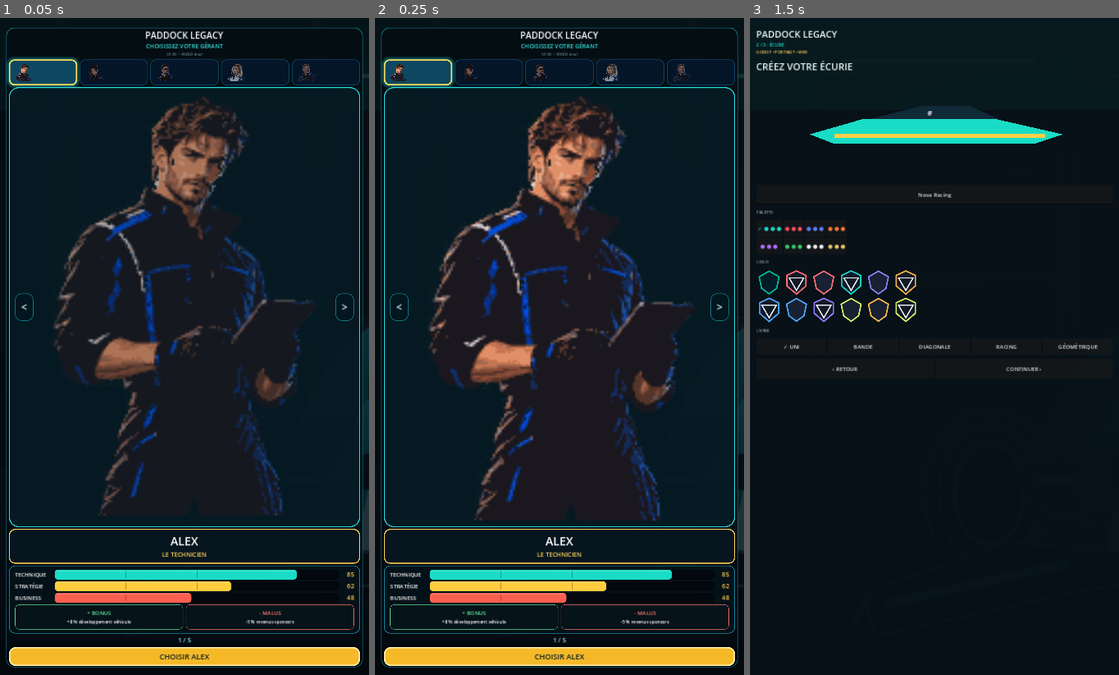
Above: before the commit, frames 1-3 (left to right).
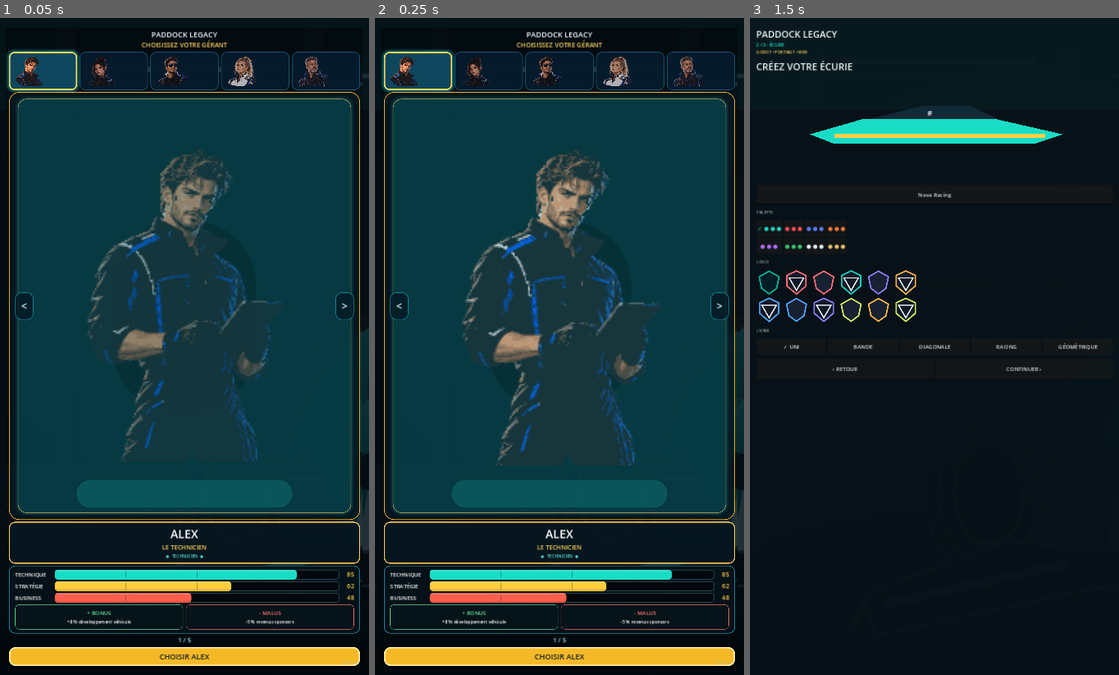
Above: after the commit, the same moments.

Repository: guiluteguilute-bit/paddock-legacy
Game: Godot game, scene res://game/ui/main.tscn
Two runs of this game, one before a commit and one after it. Both use one fixed random seed, a clock stepped at 60 frames per second and the inputs below.
Inputs:
- Up to frame 1 (0.05 s): no input
- Up to frame 2 (0.25 s): no input
- Up to frame 3 (1.5 s): click "CHOISIR ALEX" at 0.5 s; click "✓ ● ● ●" at 1.25 s

The runs differ from the first frame. In frame 1, 61% of the frame differs, in the area x 1-99%, y 1-99%; in frame 2, 61%; in frame 3, nothing differs.

Commit message:
feat: polish premium manager selection art direction

Diff:
--- a/game/ui/components/cartoon_stat_bar.gd
+++ b/game/ui/components/cartoon_stat_bar.gd
@@ -77,6 +77,8 @@
 		Color(0.01, 0.03, 0.05, 0.95),
 		radius
 	)
+	background_box.border_color = Color(0.32, 0.55, 0.60, 0.42)
+	background_box.set_border_width_all(2)
 	draw_style_box(background_box, Rect2(Vector2.ZERO, size))
 
 	var fill_color: Color = Color("19dcc6")
@@ -93,6 +95,7 @@
 	var gloss_width: float = maxf(0.0, width - 8.0)
 	if gloss_width > 0.0:
 		draw_rect(Rect2(4, 3, gloss_width, 3), Color(1, 1, 1, 0.22))
+		draw_rect(Rect2(4, size.y - 5, gloss_width, 2), Color(0, 0, 0, 0.18))
 
 	# Explicit float locals avoid Godot 4.3 Variant inference failures.
 	var x_25: float = size.x * 0.25
--- a/game/ui/screens/manager_selection.gd
+++ b/game/ui/screens/manager_selection.gd
@@ -4,7 +4,6 @@
 signal manager_changed(manager_id: String)
 signal manager_confirmed(manager_id: String)
 
-const MANAGER_UI_REVISION: String = "V2"
 const MANAGER_ORDER: Array[String] = ["alex", "maya", "ethan", "sofia", "marcus"]
 var managers: Dictionary = {}
 var selected_id: String = "alex"
@@ -21,6 +20,7 @@
 @onready var identity: PanelContainer = $ContentMargin/MainVBox/IdentityPanel
 @onready var manager_name: Label = $ContentMargin/MainVBox/IdentityPanel/IdentityVBox/ManagerName
 @onready var manager_role: Label = $ContentMargin/MainVBox/IdentityPanel/IdentityVBox/ManagerRole
+@onready var specialty_badge: Label = $ContentMargin/MainVBox/IdentityPanel/IdentityVBox/SpecialtyBadge
 @onready var stats_panel: PanelContainer = $ContentMargin/MainVBox/StatsPanel
 @onready var stats_box: VBoxContainer = $ContentMargin/MainVBox/StatsPanel/StatsVBox
 @onready var technical_bar: CartoonStatBar = $ContentMargin/MainVBox/StatsPanel/StatsVBox/TechnicalRow/TechnicalBar
@@ -37,6 +37,7 @@
 @onready var malus_body: Label = $ContentMargin/MainVBox/StatsPanel/StatsVBox/EffectsRow/MalusCard/Content/Body
 @onready var pagination: Label = $ContentMargin/MainVBox/Pagination
 @onready var confirm_button: Button = $ContentMargin/MainVBox/ConfirmButton
+@onready var build_label: Label = $BuildLabel
 
 func _ready() -> void:
 	_apply_theme()
@@ -44,6 +45,8 @@
 	$ContentMargin/MainVBox/CharacterStage/StageContent/Previous.pressed.connect(cycle_manager.bind(-1))
 	$ContentMargin/MainVBox/CharacterStage/StageContent/Next.pressed.connect(cycle_manager.bind(1))
 	confirm_button.pressed.connect(_confirm)
+	confirm_button.button_down.connect(_set_cta_pressed.bind(true))
+	confirm_button.button_up.connect(_set_cta_pressed.bind(false))
 	if _setup_requested:
 		_apply_setup()
 
@@ -60,9 +63,7 @@
 	if not is_node_ready():
 		return
 	_setup_requested = false
-	var revision: Label = get_node_or_null("ContentMargin/MainVBox/Header/Revision") as Label
-	if revision != null:
-		revision.text = "UI %s  •  BUILD %s" % [MANAGER_UI_REVISION, _pending_build_label]
+	build_label.text = "BUILD %s" % _pending_build_label
 	_build_selector()
 	_refresh()
 
@@ -89,7 +90,7 @@
 			continue
 		var button: Button = Button.new()
 		button.name = manager_id.capitalize() + "Avatar"
-		button.custom_minimum_size = Vector2(58, 72)
+		button.custom_minimum_size = Vector2(72, 106)
 		button.size_flags_horizontal = Control.SIZE_EXPAND_FILL
 		button.expand_icon = true
 		button.icon = load(str(managers[manager_id].get("avatar", ""))) as Texture2D
@@ -106,6 +107,7 @@
 	_refresh_stage(manager)
 	manager_name.text = str(manager.get("first_name", selected_id)).to_upper()
 	manager_role.text = str(manager.get("title", "Gérant")).to_upper()
+	specialty_badge.text = "◆  %s  ◆" % _specialty_name(selected_id)
 	pagination.text = "%d / %d" % [MANAGER_ORDER.find(selected_id) + 1, MANAGER_ORDER.size()]
 	confirm_button.text = "RETOUR AUX PARAMÈTRES" if preview_mode else "CHOISIR %s" % manager_name.text
 	_refresh_stats(manager)
@@ -117,8 +119,10 @@
 		button.add_theme_stylebox_override("normal", _avatar_style(selected))
 		button.add_theme_stylebox_override("hover", _avatar_style(true))
 		button.add_theme_stylebox_override("pressed", _avatar_style(true, true))
-		button.modulate = Color(1.08, 1.08, 1.02, 1.0) if selected else Color(0.62, 0.72, 0.82, 0.92)
-		button.position.y = -5.0 if selected else 3.0
+		button.modulate = Color(1.08, 1.06, 0.98, 1.0) if selected else Color(0.82, 0.85, 0.88, 0.96)
+		button.pivot_offset = button.size * 0.5
+		button.scale = Vector2(1.05, 1.05) if selected else Vector2.ONE
+		button.position.y = -4.0 if selected else 2.0
 
 func _refresh_stage(manager: Dictionary) -> void:
 	if presentation == null:
@@ -157,20 +161,27 @@
 	score.text = str(value)
 
 func _apply_theme() -> void:
-	$ContentMargin/MainVBox/Header/Brand.add_theme_font_size_override("font_size", 26)
+	$ContentMargin/MainVBox/Header/Brand.add_theme_font_size_override("font_size", 22)
 	$ContentMargin/MainVBox/Header/Brand.add_theme_color_override("font_color", Color("f7fbff"))
-	$ContentMargin/MainVBox/Header/Prompt.add_theme_font_size_override("font_size", 17)
-	$ContentMargin/MainVBox/Header/Prompt.add_theme_color_override("font_color", Color("33e1da"))
-	$ContentMargin/MainVBox/Header/Revision.add_theme_font_size_override("font_size", 11)
-	$ContentMargin/MainVBox/Header/Revision.add_theme_color_override("font_color", Color(0.55, 0.7, 0.75, 0.8))
-	$Background.add_theme_stylebox_override("panel", _panel_style(Color("147d91"), Color(0.015, 0.045, 0.065, 0.78), 24, 2))
-	stage.add_theme_stylebox_override("panel", _panel_style(Color("29d9dd"), Color(0.025, 0.12, 0.16, 0.72), 28, 3))
+	$ContentMargin/MainVBox/Header/Prompt.add_theme_font_size_override("font_size", 19)
+	$ContentMargin/MainVBox/Header/Prompt.add_theme_color_override("font_color", Color("ffd05a"))
+	$Background.add_theme_stylebox_override("panel", _panel_style(Color(0, 0, 0, 0), Color(0.01, 0.045, 0.065, 0.64), 0, 0))
+	stage.add_theme_stylebox_override("panel", _panel_style(Color("f5b928"), Color(0.02, 0.09, 0.12, 0.84), 30, 2))
+	$ContentMargin/MainVBox/CharacterStage/StageContent/StageBackdrop.add_theme_stylebox_override("panel", _panel_style(Color(0, 0, 0, 0), Color(0.02, 0.14, 0.18, 0.42), 28, 0))
+	$ContentMargin/MainVBox/CharacterStage/StageContent/CharacterShadow.add_theme_stylebox_override("panel", _panel_style(Color(0, 0, 0, 0), Color(0.005, 0.015, 0.02, 0.44), 190, 0))
+	$ContentMargin/MainVBox/CharacterStage/StageContent/GroundGlow.add_theme_stylebox_override("panel", _panel_style(Color(0, 0, 0, 0), Color(0.10, 0.86, 0.80, 0.18), 46, 0))
+	var frame_style: StyleBoxFlat = _panel_style(Color(1.0, 0.80, 0.35, 0.64), Color(0, 0, 0, 0), 26, 2)
+	frame_style.shadow_color = Color(0.05, 0.75, 0.78, 0.18)
+	frame_style.shadow_size = 8
+	$ContentMargin/MainVBox/CharacterStage/StageContent/CharacterFrame.add_theme_stylebox_override("panel", frame_style)
 	identity.add_theme_stylebox_override("panel", _panel_style(Color("ffd05a"), Color(0.025, 0.085, 0.12, 0.97), 18, 3))
 	stats_panel.add_theme_stylebox_override("panel", _panel_style(Color("168da5"), Color(0.018, 0.07, 0.095, 0.97), 18, 2))
 	manager_name.add_theme_font_size_override("font_size", 34)
 	manager_name.add_theme_color_override("font_color", Color("ffffff"))
 	manager_role.add_theme_font_size_override("font_size", 18)
 	manager_role.add_theme_color_override("font_color", Color("ffd05a"))
+	specialty_badge.add_theme_font_size_override("font_size", 13)
+	specialty_badge.add_theme_color_override("font_color", Color("55e1d7"))
 	for label_node: Label in [technical_value, strategy_value, business_value]:
 		label_node.add_theme_font_size_override("font_size", 18)
 		label_node.add_theme_color_override("font_color", Color("ffcf4a"))
@@ -182,6 +193,8 @@
 	malus_body.add_theme_font_size_override("font_size", 13)
 	pagination.add_theme_font_size_override("font_size", 18)
 	pagination.add_theme_color_override("font_color", Color("9ce9ed"))
+	build_label.add_theme_font_size_override("font_size", 9)
+	build_label.add_theme_color_override("font_color", Color(0.65, 0.73, 0.76, 0.55))
 	var cta: StyleBoxFlat = _panel_style(Color("fff2ad"), Color("f5b928"), 20, 4)
 	cta.shadow_color = Color(0, 0, 0, 0.55)
 	cta.shadow_size = 10
@@ -200,6 +213,7 @@
 		arrow.add_theme_font_size_override("font_size", 30)
 		arrow.add_theme_color_override("font_color", Color("d8fbff"))
 		arrow.add_theme_stylebox_override("normal", _panel_style(Color(0.1, 0.75, 0.82, 0.55), Color(0.01, 0.08, 0.12, 0.72), 18, 2))
+		arrow.add_theme_stylebox_override("pressed", _panel_style(Color("ffd05a"), Color("103949"), 18, 3))
 
 func _avatar_style(selected: bool, pressed: bool = false) -> StyleBoxFlat:
 	var border: Color = Color("ffd05a") if selected else Color("176b89")
@@ -222,6 +236,17 @@
 	style.content_margin_top = 12
 	style.content_margin_bottom = 12
 	return style
+
+func _specialty_name(manager_id: String) -> String:
+	var names: Dictionary = {
+		"alex": "TECHNICIEN", "maya": "STRATÈGE", "ethan": "COMMERCIAL",
+		"sofia": "FORMATRICE", "marcus": "MENEUR"
+	}
+	return str(names.get(manager_id, "GÉRANT"))
+
+func _set_cta_pressed(is_pressed: bool) -> void:
+	confirm_button.pivot_offset = confirm_button.size * 0.5
+	confirm_button.scale = Vector2(0.98, 0.98) if is_pressed else Vector2.ONE
 
 func _on_stage_input(event: InputEvent) -> void:
 	if event is InputEventScreenTouch:
--- a/game/ui/screens/manager_selection.tscn
+++ b/game/ui/screens/manager_selection.tscn
@@ -1,7 +1,8 @@
-[gd_scene load_steps=3 format=3]
+[gd_scene load_steps=4 format=3]
 
 [ext_resource type="Script" path="res://game/ui/screens/manager_selection.gd" id="1"]
 [ext_resource type="Script" path="res://game/ui/components/cartoon_stat_bar.gd" id="2"]
+[ext_resource type="Texture2D" path="res://graphics/ui/backgrounds/main_menu_garage.svg" id="3_bg"]
 
 [node name="ManagerSelection" type="Control"]
 layout_mode = 3
@@ -13,6 +14,19 @@
 size_flags_horizontal = 3
 size_flags_vertical = 3
 script = ExtResource("1")
+
+[node name="GarageBackground" type="TextureRect" parent="."]
+layout_mode = 1
+anchors_preset = 15
+anchor_right = 1.0
+anchor_bottom = 1.0
+grow_horizontal = 2
+grow_vertical = 2
+mouse_filter = 2
+texture = ExtResource("3_bg")
+expand_mode = 1
+stretch_mode = 6
+modulate = Color(0.62, 0.69, 0.74, 0.72)
 
 [node name="Background" type="Panel" parent="."]
 layout_mode = 1
@@ -55,12 +69,11 @@
 horizontal_alignment = 1
 
 [node name="Revision" type="Label" parent="ContentMargin/MainVBox/Header"]
-layout_mode = 2
-text = "UI V2"
-horizontal_alignment = 1
+visible = false
+layout_mode = 2
 
 [node name="ManagerSelector" type="HBoxContainer" parent="ContentMargin/MainVBox"]
-custom_minimum_size = Vector2(0, 76)
+custom_minimum_size = Vector2(0, 112)
 layout_mode = 2
 theme_override_constants/separation = 7
 alignment = 1
@@ -74,20 +87,68 @@
 [node name="StageContent" type="Control" parent="ContentMargin/MainVBox/CharacterStage"]
 layout_mode = 2
 
+[node name="StageBackdrop" type="Panel" parent="ContentMargin/MainVBox/CharacterStage/StageContent"]
+layout_mode = 1
+anchors_preset = 15
+anchor_right = 1.0
+anchor_bottom = 1.0
+grow_horizontal = 2
+grow_vertical = 2
+mouse_filter = 2
+
+[node name="CharacterShadow" type="Panel" parent="ContentMargin/MainVBox/CharacterStage/StageContent"]
+layout_mode = 1
+anchors_preset = 8
+anchor_left = 0.5
+anchor_top = 0.5
+anchor_right = 0.5
+anchor_bottom = 0.5
+offset_left = -210.0
+offset_top = -250.0
+offset_right = 210.0
+offset_bottom = 310.0
+grow_horizontal = 2
+grow_vertical = 2
+mouse_filter = 2
+
+[node name="GroundGlow" type="Panel" parent="ContentMargin/MainVBox/CharacterStage/StageContent"]
+layout_mode = 1
+anchors_preset = 12
+anchor_right = 1.0
+anchor_bottom = 1.0
+offset_left = 180.0
+offset_top = -105.0
+offset_right = -180.0
+offset_bottom = -24.0
+grow_horizontal = 2
+grow_vertical = 0
+mouse_filter = 2
+
 [node name="Presentation" type="TextureRect" parent="ContentMargin/MainVBox/CharacterStage/StageContent"]
 layout_mode = 1
 anchors_preset = 15
-anchor_right = 1.0
-anchor_bottom = 1.0
-offset_left = 48.0
-offset_top = 4.0
-offset_right = -48.0
-offset_bottom = -8.0
+anchor_left = 0.18
+anchor_top = 0.12
+anchor_right = 0.82
+anchor_bottom = 0.88
 grow_horizontal = 2
 grow_vertical = 2
 mouse_filter = 2
 expand_mode = 1
 stretch_mode = 5
+
+[node name="CharacterFrame" type="Panel" parent="ContentMargin/MainVBox/CharacterStage/StageContent"]
+layout_mode = 1
+anchors_preset = 15
+anchor_right = 1.0
+anchor_bottom = 1.0
+offset_left = 8.0
+offset_top = 8.0
+offset_right = -8.0
+offset_bottom = -8.0
+grow_horizontal = 2
+grow_vertical = 2
+mouse_filter = 2
 
 [node name="Previous" type="Button" parent="ContentMargin/MainVBox/CharacterStage/StageContent"]
 custom_minimum_size = Vector2(52, 80)
@@ -134,6 +195,11 @@
 text = "LE TECHNICIEN"
 horizontal_alignment = 1
 
+[node name="SpecialtyBadge" type="Label" parent="ContentMargin/MainVBox/IdentityPanel/IdentityVBox"]
+layout_mode = 2
+text = "◆  TECHNICIEN  ◆"
+horizontal_alignment = 1
+
 [node name="StatsPanel" type="PanelContainer" parent="ContentMargin/MainVBox"]
 custom_minimum_size = Vector2(0, 174)
 layout_mode = 2
@@ -250,3 +316,20 @@
 custom_minimum_size = Vector2(0, 52)
 layout_mode = 2
 text = "CHOISIR ALEX"
+
+[node name="BuildLabel" type="Label" parent="."]
+layout_mode = 1
+anchors_preset = 3
+anchor_left = 1.0
+anchor_top = 1.0
+anchor_right = 1.0
+anchor_bottom = 1.0
+offset_left = -190.0
+offset_top = -22.0
+offset_right = -10.0
+offset_bottom = -6.0
+grow_horizontal = 0
+grow_vertical = 0
+text = "BUILD"
+horizontal_alignment = 2
+mouse_filter = 2
